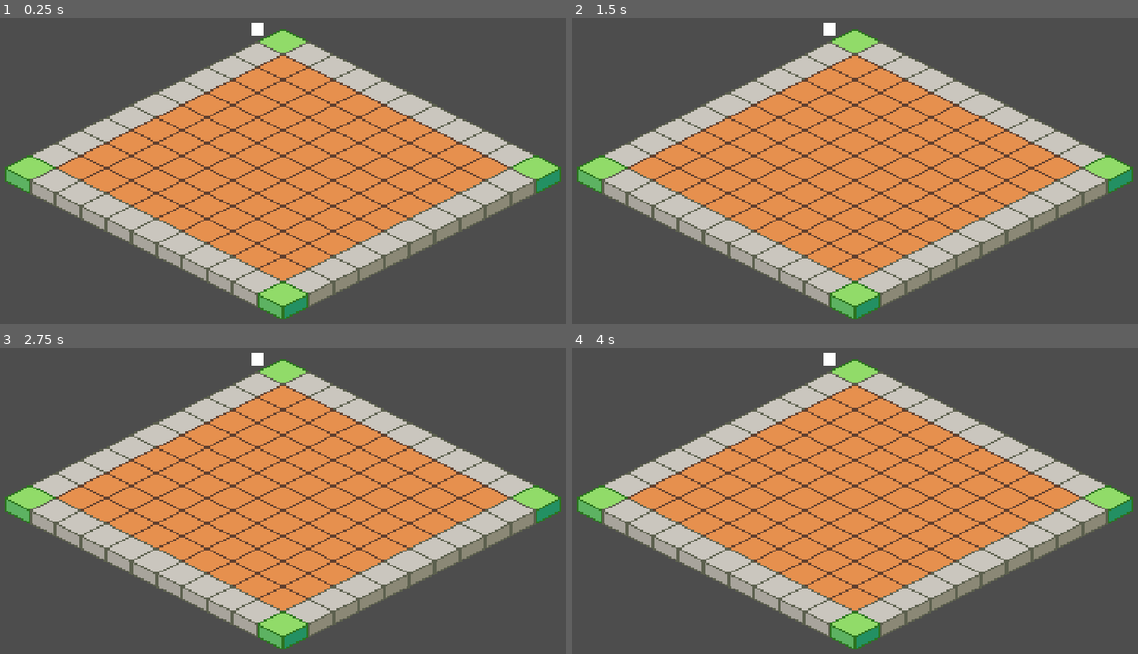
Above: before the commit, frames 1-4 (two rows, left to right).
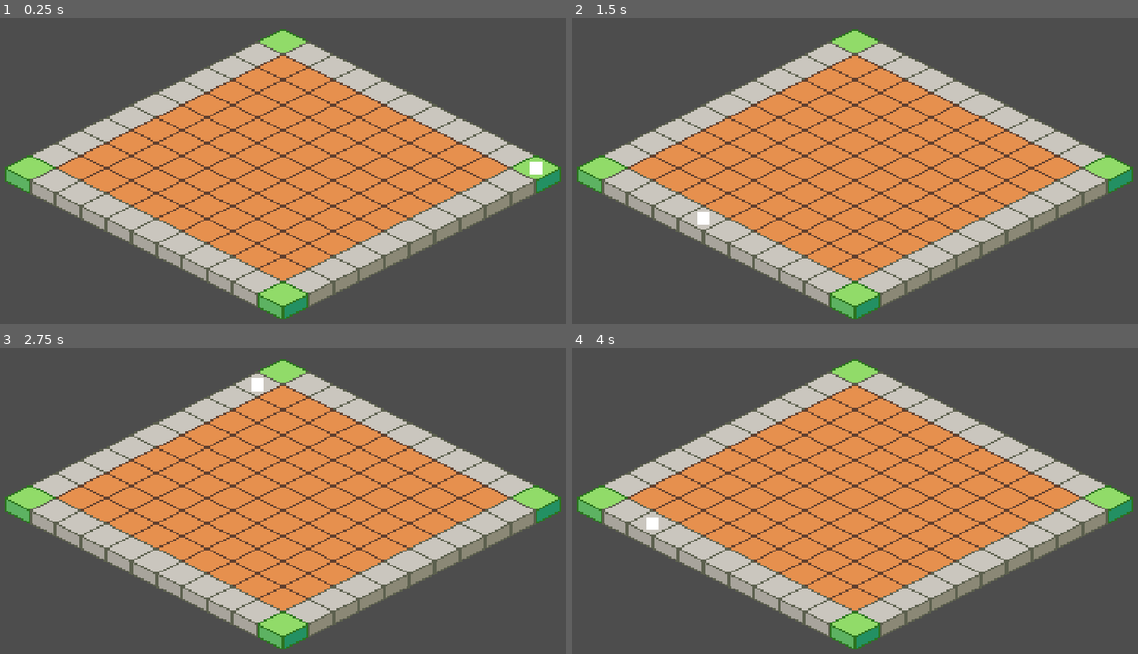
Above: after the commit, the same moments.

Repository: MissionToPsyche-Platinum/platinum_24d_game_psycheopoly-psb
Game: Godot game, scene res://scenes/GameBoard.tscn
Same seed, same stepped clock (60 frames per second), same inputs: the game is played once before the commit and once after it.
Inputs:
- Up to frame 1 (0.25 s): no input
- Up to frame 2 (1.5 s): tap Enter at 0.5 s; hold Right 0.53-1.28 s; tap Space at 0.77, 1.25 s; hold Left from 1.28 s (still down)
- Up to frame 3 (2.75 s): tap Space at 1.52 s; tap Enter at 2 s; release Left at 2.03 s; hold Right from 2.03 s (still down)
- Up to frame 4 (4 s): tap Space at 2.75, 3.02, 3.77 s; tap Enter at 3.5 s; release Right at 3.53 s; hold Left from 3.53 s (still down)

The runs differ from the first frame. In frame 1, 0.2% of the frame differs, in the area x 44-96%, y 1-52%; in frame 2, 0.2%; in frame 3, 0.2%; in frame 4, 0.2%.

Commit message:
fix: add tile map layer reference for piece movement

Diff:
--- a/scripts/core/board.gd
+++ b/scripts/core/board.gd
@@ -10,5 +10,9 @@
 	piece = piece_scene.instantiate()
 	add_child(piece)
 
+	# Get reference to the TileMapLayer
+	var tile_map_layer = $TileMap/TileMapLayer
+	piece.tile_map = tile_map_layer
+
 	# Start the piece at position (10, 0) on the board (space 0 - GO)
 	piece.move_to(10, 0)
